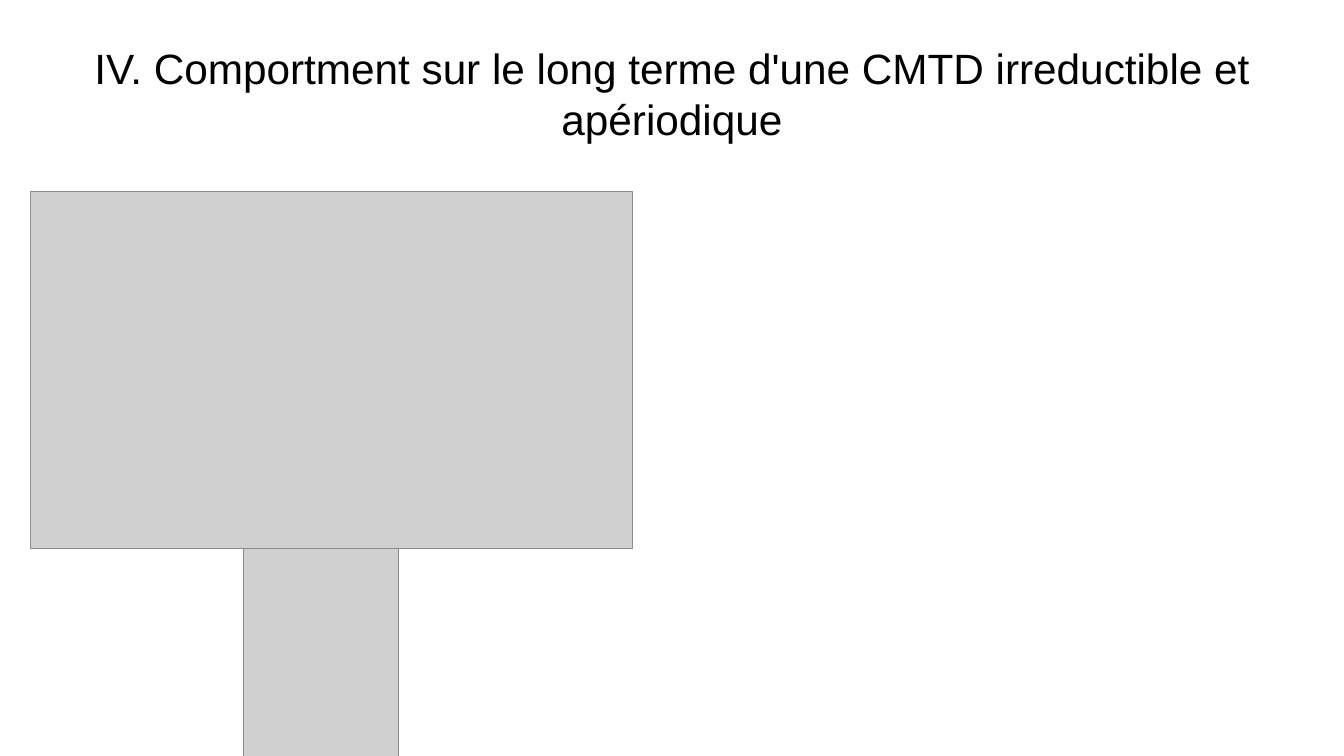
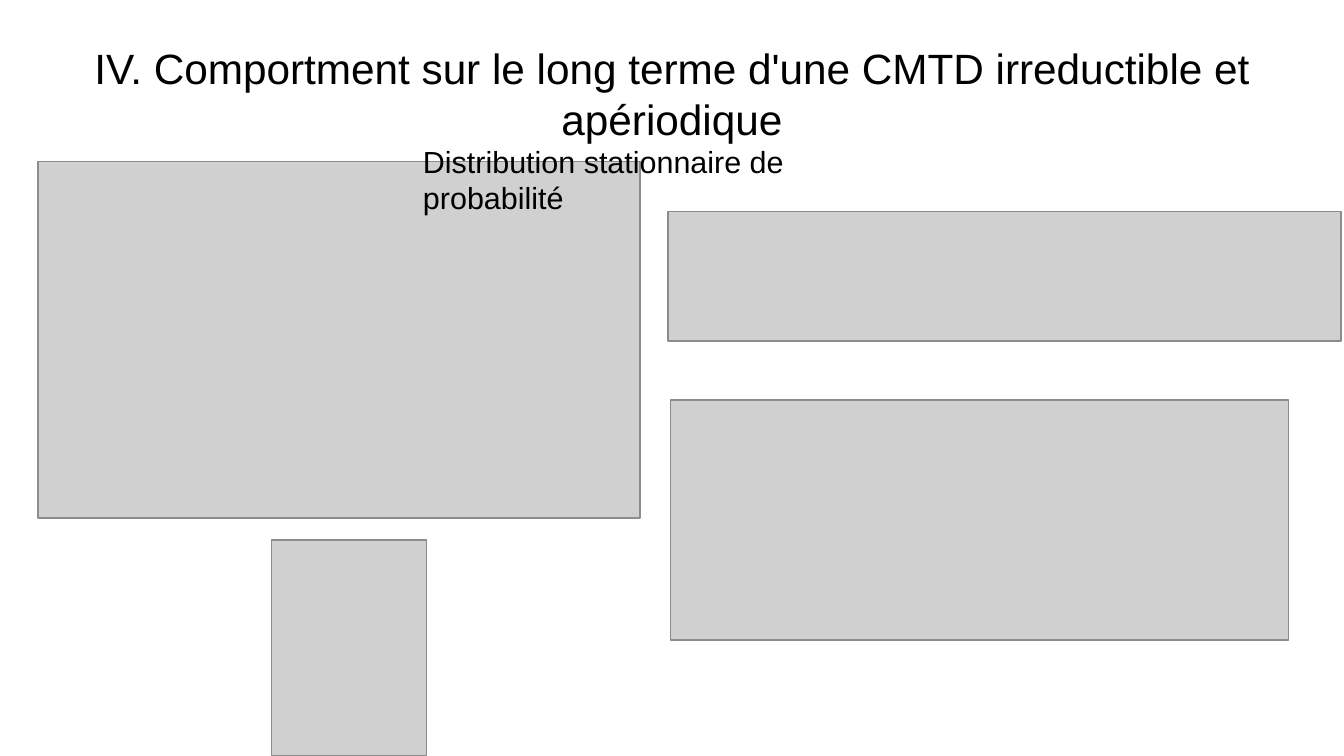
Before and after one commit to WIDEROZ/ESISAR-3A, a slide deck: slide 2 of Mathématiques/Oral/TP2_45 5min.odp. Drawn at 1344x756 pixels with LibreOffice and Linux fonts; fonts in the diff are those of the drawing; grey boxes stand for pictures. Boxes give left, top, right and bottom in pixels: in the first picture for what was removed or moved away, otherwise in the second. Text is boxed around its words. In the diff, an @@ line names an element or a change of style, - is before the commit and + after.

```diff
--- a/Mathématiques/Oral/TP2_45 5min.odp
+++ b/Mathématiques/Oral/TP2_45 5min.odp
@@ text added at box(423, 149, 784, 215), 18 pt, text #000000 @@
+Distribution stationnaire de probabilité
@@ picture: place and size @@
-picture at box(30, 191, 633, 549)
+picture at box(38, 161, 640, 518)
@@ picture added at box(668, 211, 1342, 340) @@
@@ picture added at box(671, 400, 1289, 640) @@
@@ picture: place and size @@
-picture at box(244, 549, 399, 756)
+picture at box(272, 540, 427, 756)
```
Also in this commit, not shown: 1 other slide changed, 2 slides added, 3 other files.
